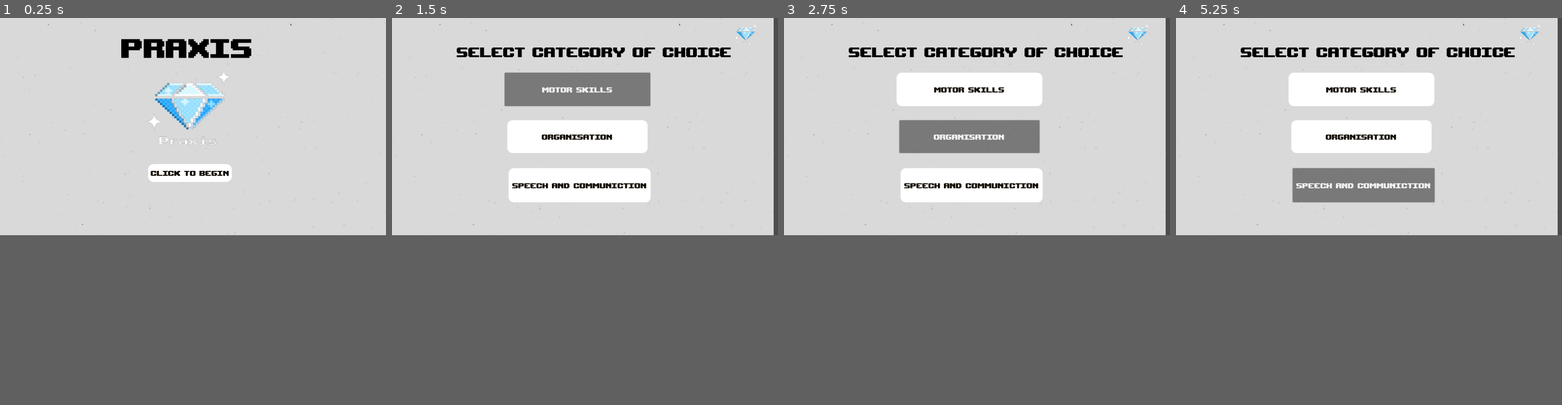
Above: before the commit, frames 1-4 (left to right).
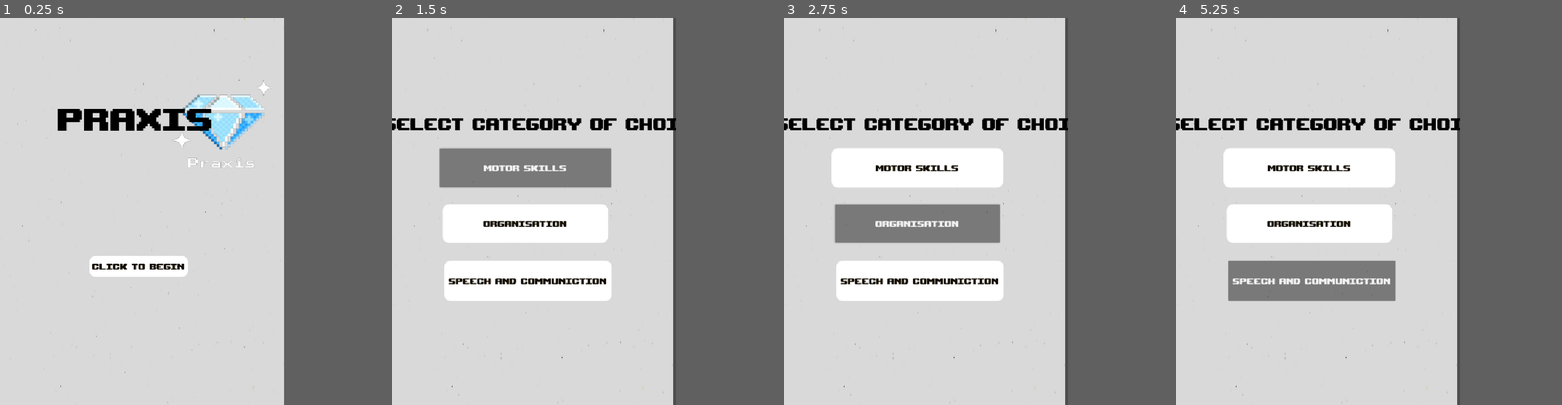
Above: after the commit, the same moments.

Repository: ZsoltHevesi/Praxis
Game: Godot game, scene res://scenes/main_menu.tscn
Same seed, same stepped clock (60 frames per second), same inputs: the game is played once before the commit and once after it.
Inputs:
- Up to frame 1 (0.25 s): no input
- Up to frame 2 (1.5 s): click "Click to begin" at 0.5 s; click "Motor skills" at 1.25 s
- Up to frame 3 (2.75 s): click "organisation" at 2 s
- Up to frame 4 (5.25 s): click "speech and communiction" at 2.75 s; click "Motor skills" at 3.5 s; click "organisation" at 4.25 s; click "speech and communiction" at 5 s
In our replay, the window is 799x449 before the commit and 588x800 after it. These sizes can differ from the game's own. Grey fills any space a smaller window leaves; there, only what the larger window draws over its background counts as a difference.

The runs differ from the first frame. In frame 1, 7.5% of the frame differs, in the area x 4-100%, y 0-100%; in frame 2, 24%, in the area x 0-100%, y 0-100%; in frame 3, 23%; in frame 4, 24%.

Commit message:
Experimenting with mobile resolutions

Diff:
--- a/project.godot
+++ b/project.godot
@@ -15,6 +15,14 @@
 config/features=PackedStringArray("4.4", "Mobile")
 config/icon="res://icon.svg"
 
+[display]
+
+window/size/viewport_width=720
+window/size/viewport_height=980
+window/stretch/mode="canvas_items"
+window/stretch/aspect="expand"
+window/handheld/orientation=1
+
 [dotnet]
 
 project/assembly_name="Dyspraxia App"
